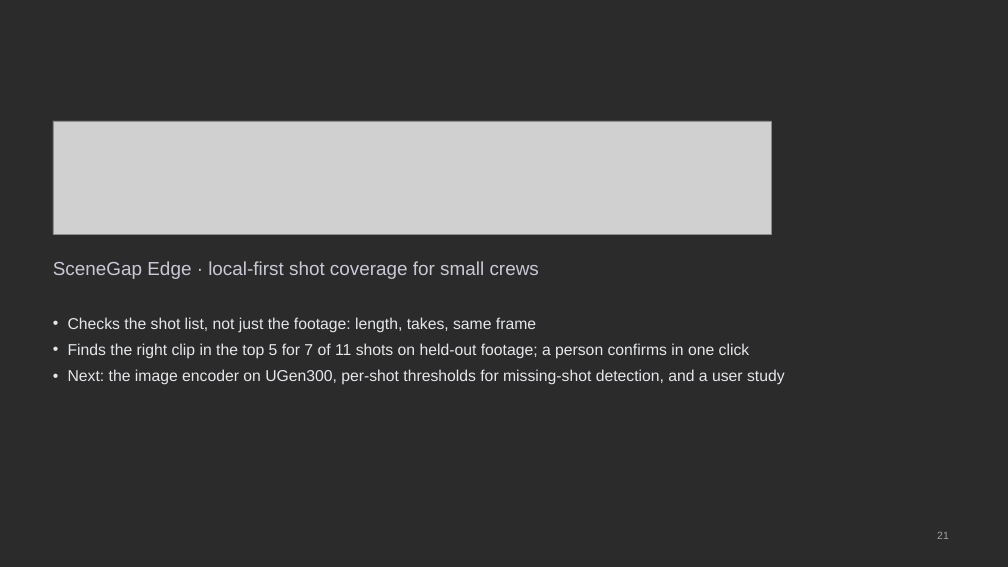
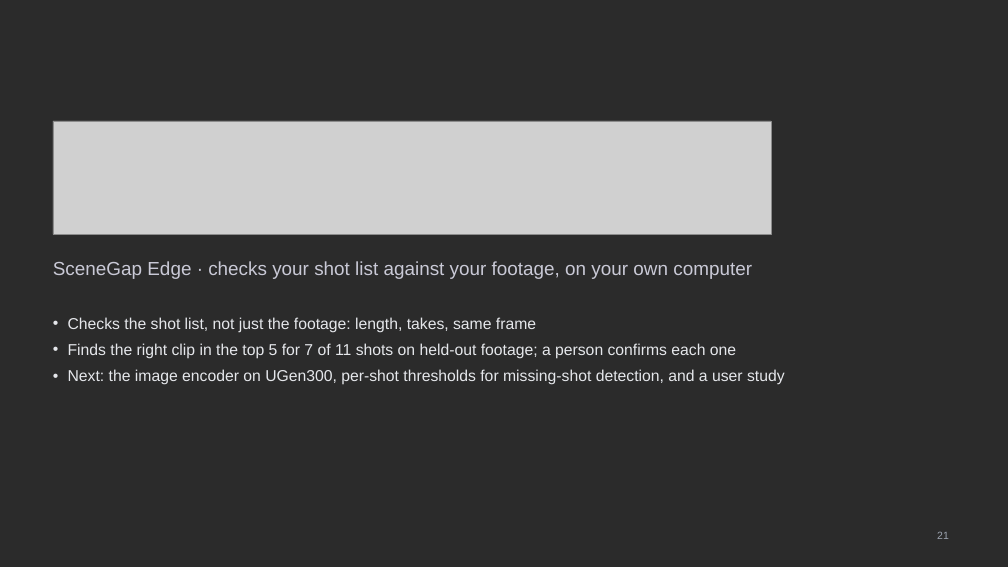
Before and after one commit to yu9bryan/scenegap-edge, a slide deck: slide 21 of docs/deck/SceneGapEdge_StageI_Proposal.pptx. Drawn at 1008x567 pixels with LibreOffice and Linux fonts; fonts in the diff are those of the drawing; grey boxes stand for pictures; background and template pictures are left out; a plain dark background stands for a picture behind light text. Boxes give left, top, right and bottom in pixels: in the first picture for what was removed or moved away, otherwise in the second. Text is boxed around its words. In the diff, an @@ line names an element or a change of style, - is before the commit and + after.

```diff
--- a/docs/deck/SceneGapEdge_StageI_Proposal.pptx
+++ b/docs/deck/SceneGapEdge_StageI_Proposal.pptx
@@ text at (53,261,752,279): text changed @@
-SceneGap Edge · local-first shot coverage for small crews
+SceneGap Edge · checks your shot list against your footage, on your own computer
@@ text at (68,343,736,359): text changed @@
-• Finds the right clip in the top 5 for 7 of 11 shots on held-out footage; a person confirms in one click
+• Finds the right clip in the top 5 for 7 of 11 shots on held-out footage; a person confirms each one
```
Also in this commit, not shown: 22 other slides changed, 1 slide added, 3 other files.
